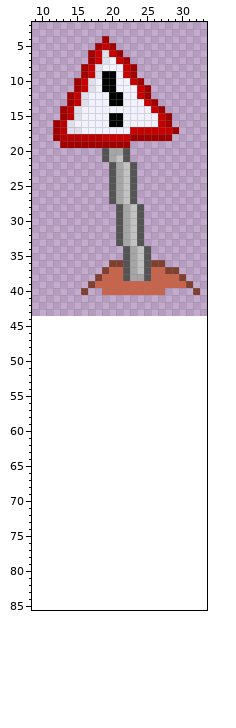
One commit to this sprite sheet: Sprites/plat/sign.png. Above is the file before it was changed.
The file is 44x44 pixels. Shown: x 9..33, y 2..85. The old version is drawn lined up with the new one, on the new canvas.
Now the later version:
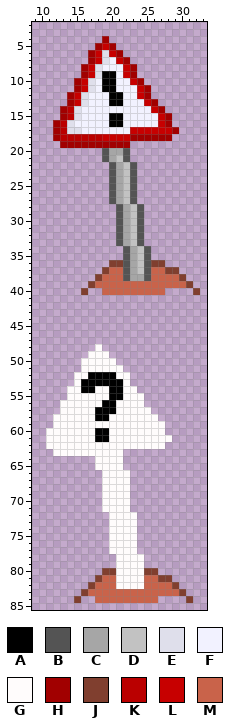
Palette (. is transparent): A #000000  B #545454  C #a6a6a6  D #c2c2c2  E #dfdfeb  F #f2f2ff  G #fffcfc  H #a10000  J #803f2f  K #ba0000  L #c70000  M #c9634a
From old to new:
canvas 44x44 -> 44x88
@@ x 9..33 @@
 47 .........................
-48 .........................
-49 .........................
-50 .........................
-51 .........................
-52 .........................
-53 .........................
-54 .........................
-55 .........................
-56 .........................
-57 .........................
-58 .........................
-59 .........................
-60 .........................
-61 .........................
-62 .........................
-63 .........................
-64 .........................
-65 .........................
-66 .........................
-67 .........................
-68 .........................
-69 .........................
-70 .........................
-71 .........................
-72 .........................
-73 .........................
-74 .........................
-75 .........................
-76 .........................
-77 .........................
-78 .........................
-79 .........................
-80 .........................
-81 .........................
-82 .........................
-83 .........................
-84 .........................
+48 .........G...............
+49 ........GGG..............
+50 .......GGGGG.............
+51 .......GGGGGG............
+52 ......GGAAAAGG...........
+53 ......GAAAAAAG...........
+54 .....GGAAGGAAGG..........
+55 .....GGGGGGAAGGG.........
+56 ....GGGGGGAAGGGG.........
+57 ....GGGGGAAAGGGGG........
+58 ...GGGGGGAAGGGGGGG.......
+59 ...GGGGGGGGGGGGGGGG......
+60 ..GGGGGGGAAGGGGGGGG......
+61 ..GGGGGGGAAGGGGGGGGG.....
+62 ..GGGGGGGGGGGGGGGGG......
+63 ...GGGGGGGGGG............
+64 .........GGGG............
+65 .........GGGG............
+66 ..........GGGG...........
+67 ..........GGGG...........
+68 ..........GGGG...........
+69 ..........GGGG...........
+70 ..........GGGG...........
+71 ..........GGGG...........
+72 ...........GGGG..........
+73 ...........GGGG..........
+74 ...........GGGG..........
+75 ...........GGGG..........
+76 ...........GGGG..........
+77 ...........GGGG..........
+78 ............GGGG.........
+79 ............GGGG.........
+80 ..........JJGGGGJJ.......
+81 .........JMMGGGGMMJJ.....
+82 ........JMMMGGGGMMMMJ....
+83 .......JMMMMMMMMMMMMMJ...
+84 ......J..MMMMMMMMM....J..
 85 .........................
